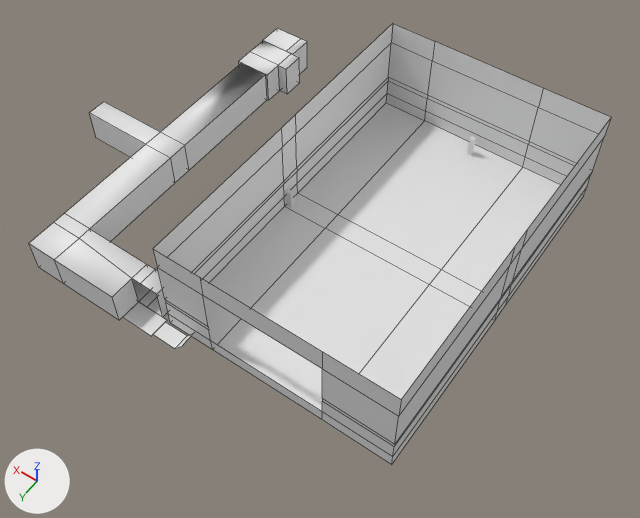
A saved change to the Blender file main.blend.
Rendered twice from a camera (50 mm lens) standing at (-31.3, 39.3, 56.3) and looking at (-6.4, 4.4, 1.5). The lights are fixed; the arrows at lower left show +X, +Y and +Z. Mesh edges are drawn as thin lines on the coarser meshes.
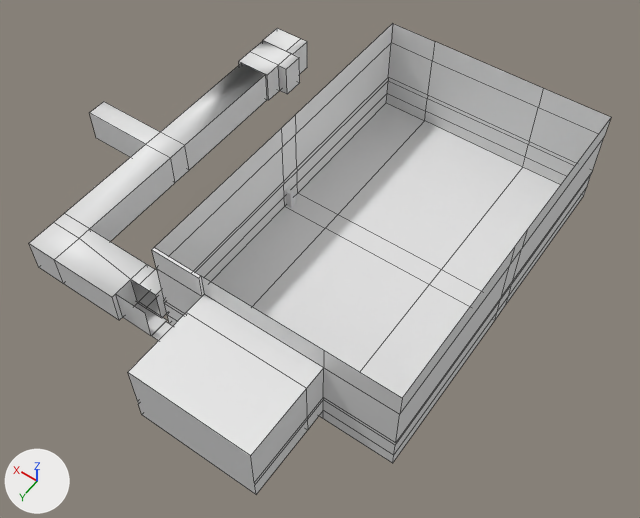
Where the change shows, as pixel boxes (x1, y1, x2, y2) in the pictures (640 x 518 px):
'Plane', reshaped (7% taller)
    before: (153, 23, 611, 465)
    after: (128, 23, 611, 494)
'Plane.003', reshaped
    before: (123, 302, 195, 349)
    after: (116, 295, 172, 341)
part 1 of me_plane_003, built on
    before: (153, 322, 195, 349)
    after: (116, 295, 172, 341)
part 2 of me_plane, built on
    before: (153, 129, 515, 465)
    after: (128, 129, 515, 494)

Diff of the bpy script that builds the scene:
```diff
--- a/main.blend.py
+++ b/main.blend.py
@@ me_plane_003 @@
 me_plane_003.from_pydata(...)  # 10 vertices, 4 faces; spans x -5.03..1.0, y -1.0..0.77, z 0.0..1.27
 # used by ob_plane_003; location = (2.29, 16.11, 0.0)
 # verts and faces of me_plane_003; kept vertices keep their numbers, new ones are numbered from 10
 # before: 2 (-1.94, 0.77, 0.0) at pixel (151, 336), 3 (1.0, 0.77, 0.0) at pixel (122, 317), 4 (-1.94, -0.82, 0.0) at pixel (165, 321), 5 (-1.94, 0.59, 0.0) at pixel (152, 334), 6 (-4.12, -0.82, 0.0) at pixel (187, 335)
 # before: 7 (-4.12, 0.59, 0.0) at pixel (174, 348), 8 (-5.03, -0.82, 1.27) at pixel (194, 332), 9 (-5.03, 0.59, 1.27) at pixel (182, 345)
+# me_plane_003 part 1
+verts[4] = (-1.94, -0.86, 0.0)  # moved, pixel (165, 321)
+verts[6] = (-4.12, -0.86, 0.0)  # moved
+verts[5] = (-1.94, 0.76, 0.0)  # moved, pixel (151, 335)
+verts[7] = (-4.12, 0.76, 0.0)  # moved
+verts[8] = (-5.03, -0.86, 1.21)  # moved
+verts[9] = (-5.03, 0.76, 1.21)  # moved
+verts[10] = (-6.46, -0.86, 1.21)
+verts[11] = (-6.46, 0.76, 1.21)
+verts[12] = (-1.94, 0.77, 3.04)  # pixel (145, 313)
+verts[13] = (1.0, 0.77, 3.04)  # pixel (115, 294)
+faces += [(8, 9, 11, 10), (2, 3, 13, 12)]
@@ me_plane @@
 # used by ob_plane; location = (-1.0, 0.0, 0.0)
-me_plane.from_pydata(...)  # 76 vertices, 66 faces; spans x -19.0..1.0, y -15.1..15.1, z 0.0..9.0
+me_plane.from_pydata(...)  # 104 vertices, 93 faces; spans x -19.0..1.0, y -15.1..22.6, z 0.0..9.0
+# me_plane part 2
+# 7 faces are deleted
+# 22 vertices in x -19.0..1.0, y 15.1, z 0.0..9.0 move by (0.0, -0.1, 0.0)
+# 2 vertices move from x -3.2, y 15.1, z 1.2..6.9 to x 1.0, y 15.2, z 1.2..6.9
+# 22 vertices are added at x -13.2..1.0, y 15.0..22.6, z 0.0..9.0
+# 6 new vertices lie (0.0, 5.7, 0.0) away from vertices in x -13.2..-3.2, y 16.9, z 1.2..6.9
+# 34 new faces join them
```
